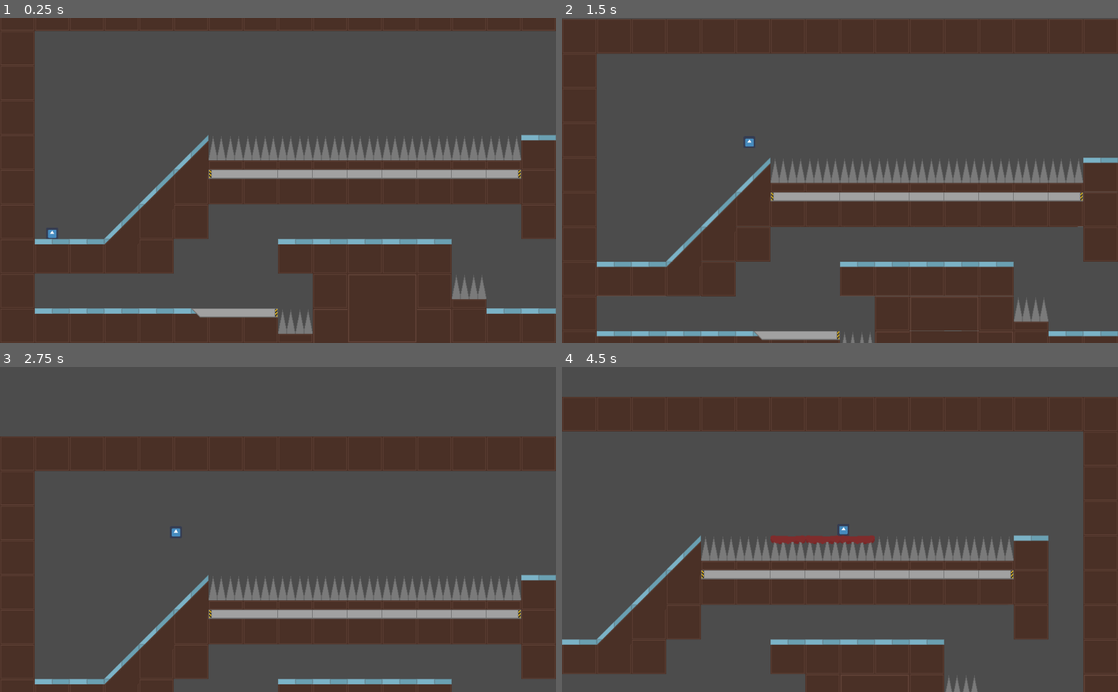
Above: before the commit, frames 1-4 (two rows, left to right).
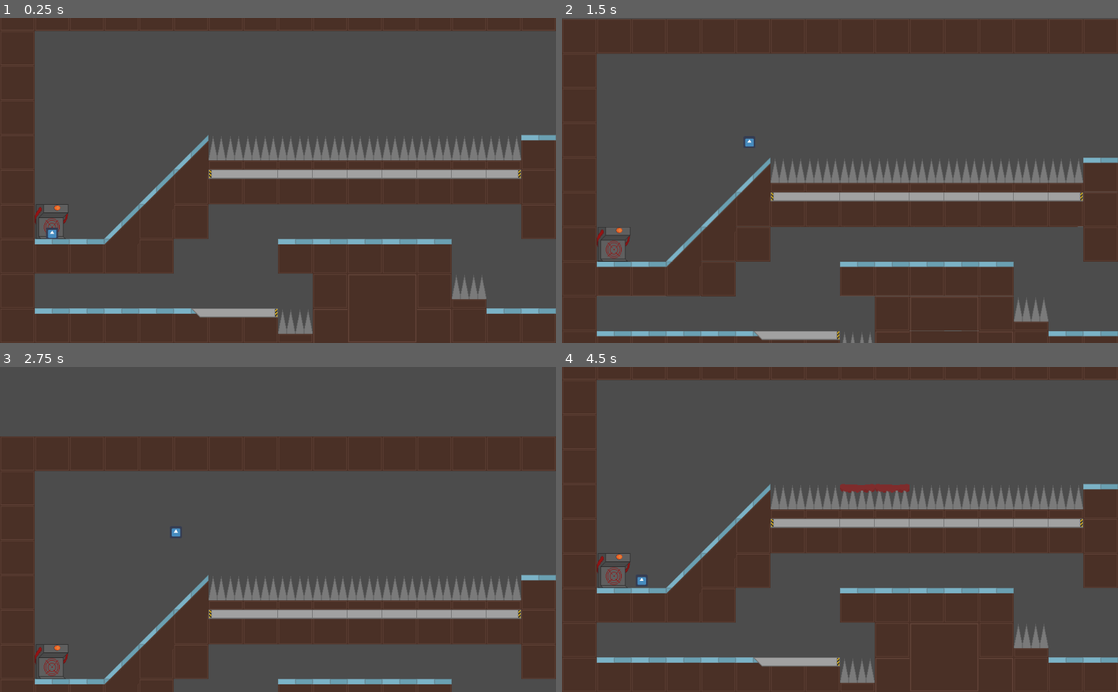
Above: after the commit, the same moments.

Repository: SomeSortOfSam/MeatballMayhem
Game: Godot game, scene res://Levels/Level01.tscn
Two runs of this game, one before a commit and one after it. Both use one fixed random seed, a clock stepped at 60 frames per second and the inputs below. The engine's default icon, where the game draws it, is replaced by a stand-in: a white triangle on a blue panel in a dark square.
Inputs:
- Up to frame 1 (0.25 s): no input
- Up to frame 2 (1.5 s): tap Enter at 0.5 s; hold Right (ui_right) from 0.53 s (still down); tap Up (ui_up) at 0.77 s; tap Space at 1.25 s
- Up to frame 3 (2.75 s): tap Up (ui_up) at 1.52 s; release Right (ui_right) at 2.03 s; hold Left (ui_left) from 2.03 s (still down)
- Up to frame 4 (4.5 s): release Left (ui_left) at 2.78 s; hold Right (ui_right) 2.78-4.28 s; tap Up (ui_up) at 3.02, 3.77 s; hold Left (ui_left) from 4.28 s (still down)

The runs differ from the first frame. In frame 1, 0.1% of the frame differs, in the area x 6-13%, y 57-68%; in frame 2, 0.2%; in frame 3, 0.2%; in frame 4, 55%, in the area x 0-100%, y 0-100%.

Commit message:
Checkpoint

Diff:
--- a/Levels/Level.tscn
+++ b/Levels/Level.tscn
@@ -1,16 +1,20 @@
-[gd_scene load_steps=28 format=2]
+[gd_scene load_steps=29 format=2]
 
 [ext_resource path="res://Tiles/TileMap.gd" type="Script" id=1]
 [ext_resource path="res://Meatball/Meatball.tscn" type="PackedScene" id=2]
 [ext_resource path="res://Levels/BoundedCamera.tscn" type="PackedScene" id=3]
 [ext_resource path="res://Assets/Tiles (2).png" type="Texture" id=4]
 [ext_resource path="res://Assets/Spikes Fixed.png" type="Texture" id=5]
+[ext_resource path="res://Assets/Meat_Accumulator.png" type="Texture" id=6]
+
+[sub_resource type="ConvexPolygonShape2D" id=1]
+points = PoolVector2Array( 0, 64, 64, 0, 64, 64, 0, 64 )
 
 [sub_resource type="ConvexPolygonShape2D" id=2]
-points = PoolVector2Array( 0, 64, 64, 0, 64, 64, 0, 64 )
+points = PoolVector2Array( 0, 0, 64, 64, 64, 64, 0, 64 )
 
 [sub_resource type="ConvexPolygonShape2D" id=3]
-points = PoolVector2Array( 0, 0, 64, 64, 64, 64, 0, 64 )
+points = PoolVector2Array( 0, 0, 64, 0, 64, 64, 0, 64 )
 
 [sub_resource type="ConvexPolygonShape2D" id=4]
 points = PoolVector2Array( 0, 0, 64, 0, 64, 64, 0, 64 )
@@ -64,9 +68,6 @@
 points = PoolVector2Array( 0, 0, 64, 0, 64, 64, 0, 64 )
 
 [sub_resource type="ConvexPolygonShape2D" id=21]
-points = PoolVector2Array( 0, 0, 64, 0, 64, 64, 0, 64 )
-
-[sub_resource type="ConvexPolygonShape2D" id=23]
 points = PoolVector2Array( 0, 0, 64, 0, 64, 48, 0, 48 )
 
 [sub_resource type="TileSet" id=22]
@@ -87,132 +88,132 @@
 7/navigation_offset = Vector2( 0, 0 )
 7/shape_offset = Vector2( 0, 0 )
 7/shape_transform = Transform2D( 1, 0, 0, 1, 0, 0 )
-7/shape = SubResource( 2 )
+7/shape = SubResource( 1 )
 7/shape_one_way = false
 7/shape_one_way_margin = 1.0
 7/shapes = [ {
 "autotile_coord": Vector2( 2, 4 ),
 "one_way": false,
 "one_way_margin": 1.0,
+"shape": SubResource( 1 ),
+"shape_transform": Transform2D( 1, 0, 0, 1, 0, 0 )
+}, {
+"autotile_coord": Vector2( 3, 4 ),
+"one_way": false,
+"one_way_margin": 1.0,
 "shape": SubResource( 2 ),
 "shape_transform": Transform2D( 1, 0, 0, 1, 0, 0 )
 }, {
-"autotile_coord": Vector2( 3, 4 ),
+"autotile_coord": Vector2( 0, 0 ),
 "one_way": false,
 "one_way_margin": 1.0,
 "shape": SubResource( 3 ),
 "shape_transform": Transform2D( 1, 0, 0, 1, 0, 0 )
 }, {
-"autotile_coord": Vector2( 0, 0 ),
+"autotile_coord": Vector2( 1, 0 ),
 "one_way": false,
 "one_way_margin": 1.0,
 "shape": SubResource( 4 ),
 "shape_transform": Transform2D( 1, 0, 0, 1, 0, 0 )
 }, {
-"autotile_coord": Vector2( 1, 0 ),
+"autotile_coord": Vector2( 2, 0 ),
 "one_way": false,
 "one_way_margin": 1.0,
 "shape": SubResource( 5 ),
 "shape_transform": Transform2D( 1, 0, 0, 1, 0, 0 )
 }, {
-"autotile_coord": Vector2( 2, 0 ),
+"autotile_coord": Vector2( 3, 0 ),
 "one_way": false,
 "one_way_margin": 1.0,
 "shape": SubResource( 6 ),
 "shape_transform": Transform2D( 1, 0, 0, 1, 0, 0 )
 }, {
-"autotile_coord": Vector2( 3, 0 ),
+"autotile_coord": Vector2( 0, 1 ),
 "one_way": false,
 "one_way_margin": 1.0,
 "shape": SubResource( 7 ),
 "shape_transform": Transform2D( 1, 0, 0, 1, 0, 0 )
 }, {
-"autotile_coord": Vector2( 0, 1 ),
+"autotile_coord": Vector2( 1, 1 ),
 "one_way": false,
 "one_way_margin": 1.0,
 "shape": SubResource( 8 ),
 "shape_transform": Transform2D( 1, 0, 0, 1, 0, 0 )
 }, {
-"autotile_coord": Vector2( 1, 1 ),
+"autotile_coord": Vector2( 2, 1 ),
 "one_way": false,
 "one_way_margin": 1.0,
 "shape": SubResource( 9 ),
 "shape_transform": Transform2D( 1, 0, 0, 1, 0, 0 )
 }, {
-"autotile_coord": Vector2( 2, 1 ),
+"autotile_coord": Vector2( 3, 1 ),
 "one_way": false,
 "one_way_margin": 1.0,
 "shape": SubResource( 10 ),
 "shape_transform": Transform2D( 1, 0, 0, 1, 0, 0 )
 }, {
-"autotile_coord": Vector2( 3, 1 ),
+"autotile_coord": Vector2( 0, 2 ),
 "one_way": false,
 "one_way_margin": 1.0,
 "shape": SubResource( 11 ),
 "shape_transform": Transform2D( 1, 0, 0, 1, 0, 0 )
 }, {
-"autotile_coord": Vector2( 0, 2 ),
+"autotile_coord": Vector2( 1, 2 ),
 "one_way": false,
 "one_way_margin": 1.0,
 "shape": SubResource( 12 ),
 "shape_transform": Transform2D( 1, 0, 0, 1, 0, 0 )
 }, {
-"autotile_coord": Vector2( 1, 2 ),
+"autotile_coord": Vector2( 2, 2 ),
 "one_way": false,
 "one_way_margin": 1.0,
 "shape": SubResource( 13 ),
 "shape_transform": Transform2D( 1, 0, 0, 1, 0, 0 )
 }, {
-"autotile_coord": Vector2( 2, 2 ),
+"autotile_coord": Vector2( 3, 2 ),
 "one_way": false,
 "one_way_margin": 1.0,
 "shape": SubResource( 14 ),
 "shape_transform": Transform2D( 1, 0, 0, 1, 0, 0 )
 }, {
-"autotile_coord": Vector2( 3, 2 ),
+"autotile_coord": Vector2( 0, 3 ),
 "one_way": false,
 "one_way_margin": 1.0,
 "shape": SubResource( 15 ),
 "shape_transform": Transform2D( 1, 0, 0, 1, 0, 0 )
 }, {
-"autotile_coord": Vector2( 0, 3 ),
+"autotile_coord": Vector2( 1, 3 ),
 "one_way": false,
 "one_way_margin": 1.0,
 "shape": SubResource( 16 ),
 "shape_transform": Transform2D( 1, 0, 0, 1, 0, 0 )
 }, {
-"autotile_coord": Vector2( 1, 3 ),
+"autotile_coord": Vector2( 2, 3 ),
 "one_way": false,
 "one_way_margin": 1.0,
 "shape": SubResource( 17 ),
 "shape_transform": Transform2D( 1, 0, 0, 1, 0, 0 )
 }, {
-"autotile_coord": Vector2( 2, 3 ),
+"autotile_coord": Vector2( 3, 3 ),
 "one_way": false,
 "one_way_margin": 1.0,
 "shape": SubResource( 18 ),
 "shape_transform": Transform2D( 1, 0, 0, 1, 0, 0 )
 }, {
-"autotile_coord": Vector2( 3, 3 ),
+"autotile_coord": Vector2( 0, 4 ),
 "one_way": false,
 "one_way_margin": 1.0,
 "shape": SubResource( 19 ),
 "shape_transform": Transform2D( 1, 0, 0, 1, 0, 0 )
 }, {
-"autotile_coord": Vector2( 0, 4 ),
+"autotile_coord": Vector2( 1, 4 ),
 "one_way": false,
 "one_way_margin": 1.0,
 "shape": SubResource( 20 ),
-"shape_transform": Transform2D( 1, 0, 0, 1, 0, 0 )
-}, {
-"autotile_coord": Vector2( 1, 4 ),
-"one_way": false,
-"one_way_margin": 1.0,
-"shape": SubResource( 21 ),
 "shape_transform": Transform2D( 1, 0, 0, 1, 0, 0 )
 } ]
 7/z_index = 0
-8/name = "Spikes Fixed.png 8"
+8/name = "Spikes"
 8/texture = ExtResource( 5 )
 8/tex_offset = Vector2( 0, 0 )
 8/modulate = Color( 1, 1, 1, 1 )
@@ -222,17 +223,31 @@
 8/navigation_offset = Vector2( 0, 0 )
 8/shape_offset = Vector2( 0, 0 )
 8/shape_transform = Transform2D( 1, 0, 0, 1, 0, 0 )
-8/shape = SubResource( 23 )
+8/shape = SubResource( 21 )
 8/shape_one_way = false
 8/shape_one_way_margin = 1.0
 8/shapes = [ {
 "autotile_coord": Vector2( 0, 0 ),
 "one_way": false,
 "one_way_margin": 1.0,
-"shape": SubResource( 23 ),
+"shape": SubResource( 21 ),
 "shape_transform": Transform2D( 1, 0, 0, 1, 0, 0 )
 } ]
 8/z_index = 0
+9/name = "CheckPoint"
+9/texture = ExtResource( 6 )
+9/tex_offset = Vector2( 0, 0 )
+9/modulate = Color( 1, 1, 1, 1 )
+9/region = Rect2( 0, 0, 64, 64 )
+9/tile_mode = 0
+9/occluder_offset = Vector2( 0, 0 )
+9/navigation_offset = Vector2( 0, 0 )
+9/shape_offset = Vector2( 0, 0 )
+9/shape_transform = Transform2D( 1, 0, 0, 1, 0, 0 )
+9/shape_one_way = false
+9/shape_one_way_margin = 0.0
+9/shapes = [  ]
+9/z_index = -1
 
 [node name="Level" type="Node2D"]
 
@@ -255,6 +270,8 @@
 __meta__ = {
 "_edit_lock_": true
 }
+killID = 8
+checkpointId = 9
 
 [node name="Camera2D" parent="." instance=ExtResource( 3 )]
 position = Vector2( 0, 0 )
--- a/Levels/Level01.tscn
+++ b/Levels/Level01.tscn
@@ -8,8 +8,7 @@
 position = Vector2( 32, 424 )
 
 [node name="TileMap" parent="StaticBody2D" index="0"]
-tile_data = PoolIntArray( -65537, 0, 0, -131072, 0, 0, -1310 …(936 unchanged characters)…  7, 0, 327696, 7, 0, 458751, 7, 0, 393218, 7, 262146, 393219, 7, 196610, 393220, 7, 0, 393221, -1073741824, 0, 393222, -1073741824, 0, 393223, -1073741824, 0, 393224, -1073741824, 0, 393225, -1073741824, 0, 393226, -1073741824, 0, 393227, -1073741824, 0, 393230, 7, 0, 393232, 7, 0, 524287, 7, 0, 458752, 7, 65538, 458753, 7, 65538, 458754, 7, 196610, 458755, 7, 0, 458756, 0, 0, 458757, 0, 0, 458758, 0, 0, 458759, 7, 65538, 458760, 7, 65538, 458761, 7, 65538, 458762, 7, 65538, 458763, 7, 65538, 458768, 7, 0, 589823, 7, 0, 524296, 7, 0, 524297, 7, 65536, 524298, 7, 3, 524299, 7, 0, 524300, 8, 0, 524304, 7, 65536, 655359, 7, 0, 589 …(281 unchanged characters)…
-killID = 8
+tile_data = PoolIntArray( -65537, 0, 0, -131072, 0, 0, -1310 …(936 unchanged characters)…  7, 0, 327696, 7, 0, 458751, 7, 0, 393216, 9, 0, 393218, 7, 262146, 393219, 7, 196610, 393220, 7, 0, 393221, -1073741824, 0, 393222, -1073741824, 0, 393223, -1073741824, 0, 393224, -1073741824, 0, 393225, -1073741824, 0, 393226, -1073741824, 0, 393227, -1073741824, 0, 393230, 7, 0, 393232, 7, 0, 524287, 7, 0, 458752, 7, 65538, 458753, 7, 65538, 458754, 7, 196610, 458755, 7, 0, 458756, 0, 0, 458757, 0, 0, 458758, 0, 0, 458759, 7, 65538, 458760, 7, 65538, 458761, 7, 65538, 458762, 7, 65538, 458763, 7, 65538, 458768, 7, 0, 589823, 7, 0, 524296, 7, 0, 524297, 7, 65536, 524298, 7, 3, 524299, 7, 0, 524300, 8, 0, 524303, 536870921, 0, 524304, 7, 65536, 655359, 7, 0, 589 …(281 unchanged characters)…
 
 [node name="Camera2D" parent="." index="2"]
 position = Vector2( 32, 424 )
--- a/Tiles/Checkpoint.gd
+++ b/Tiles/Checkpoint.gd
@@ -15,6 +15,8 @@
 		connect_meatball(body)
 		was_cooked = body.cooked
 		cameraTransform = body.get_node("RemoteTransform2D")
+
+		$Sprite.frame = 0
 
 func _on_meatball_death():
 	var meatball = Meatball.instance()
@@ -37,3 +39,4 @@
 	curMeatball.disconnect("new_checkpoint", $".", "_on_meatball_disconnect")
 	curMeatball = null
 	cameraTransform = null
+	$Sprite.frame = 1
--- a/Tiles/Checkpoint.tscn
+++ b/Tiles/Checkpoint.tscn
@@ -1,6 +1,7 @@
-[gd_scene load_steps=3 format=2]
+[gd_scene load_steps=4 format=2]
 
 [ext_resource path="res://Tiles/Checkpoint.gd" type="Script" id=1]
+[ext_resource path="res://Assets/Meat_Accumulator.png" type="Texture" id=2]
 
 [sub_resource type="RectangleShape2D" id=1]
 extents = Vector2( 32, 32 )
@@ -11,8 +12,10 @@
 script = ExtResource( 1 )
 
 [node name="Sprite" type="Sprite" parent="."]
-self_modulate = Color( 0.780392, 0, 1, 1 )
 z_index = -1
+texture = ExtResource( 2 )
+vframes = 2
+frame = 1
 
 [node name="CollisionShape2D" type="CollisionShape2D" parent="."]
 shape = SubResource( 1 )
Binary file added: Assets/Meat_Accumulator.png
Not shown, added: Assets/Meat_Accumulator.png.import
